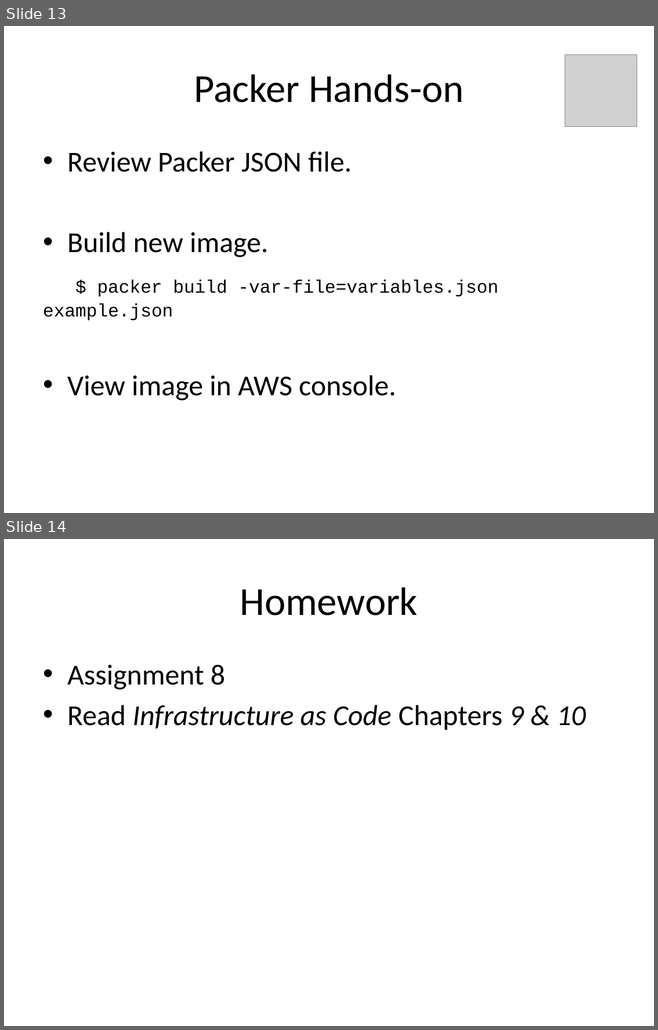
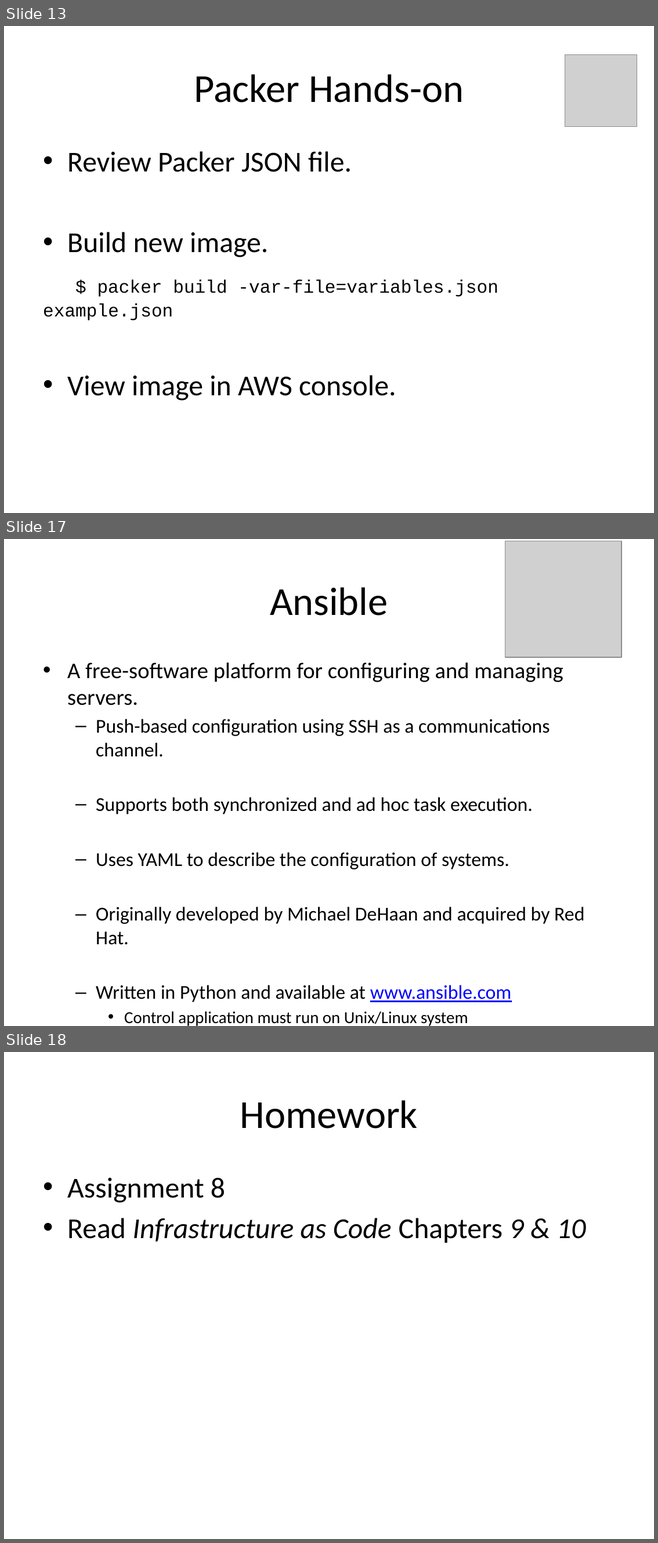
Before and after one commit to jasondbaker/infrastructure-class, a slide deck: lectures/infrastructure-week-10.pptx. Shown one above the other, each under a label of ours: slides 13 and 14 before the commit, slides 13, 17 and 18 after it; the slides between them are not shown. The pictures are 658x1030 and 658x1543 pixels, drawn with LibreOffice and Linux fonts; fonts in the diff are those of the drawing; grey boxes stand for pictures. Boxes give left, top, right and bottom in pixels: in the first picture for what was removed or moved away, otherwise in the second. Text is boxed around its words. In the diff, an @@ line names an element or a change of style, - is before the commit and + after.

```diff
--- a/lectures/infrastructure-week-10.pptx
+++ b/lectures/infrastructure-week-10.pptx
@@ slide 17 added at [4,539,654,1026], background #FFFFFF @@
@@ picture added at [505,541,621,657] @@
@@ title added at [270,587,388,616], 44 pt, text #000000 @@
+Ansible
@@ text added at [67,663,584,1026], 21.7 pt, text #000000 @@
+• A free-software platform for configuring and managing servers.
+  – Push-based configuration using SSH as a communications channel.
+  – Supports both synchronized and ad hoc task execution.
+  – Uses YAML to describe the configuration of systems.
+  – Originally developed by Michael DeHaan and acquired by Red Hat.
+  – Written in Python and available at www.ansible.com
+    • Control application must run on Unix/Linux system
@@ what was slide 14 is now slide 18 @@
```
Also in this commit, not shown: 3 slides changed, 3 other slides added, 3 other files.
